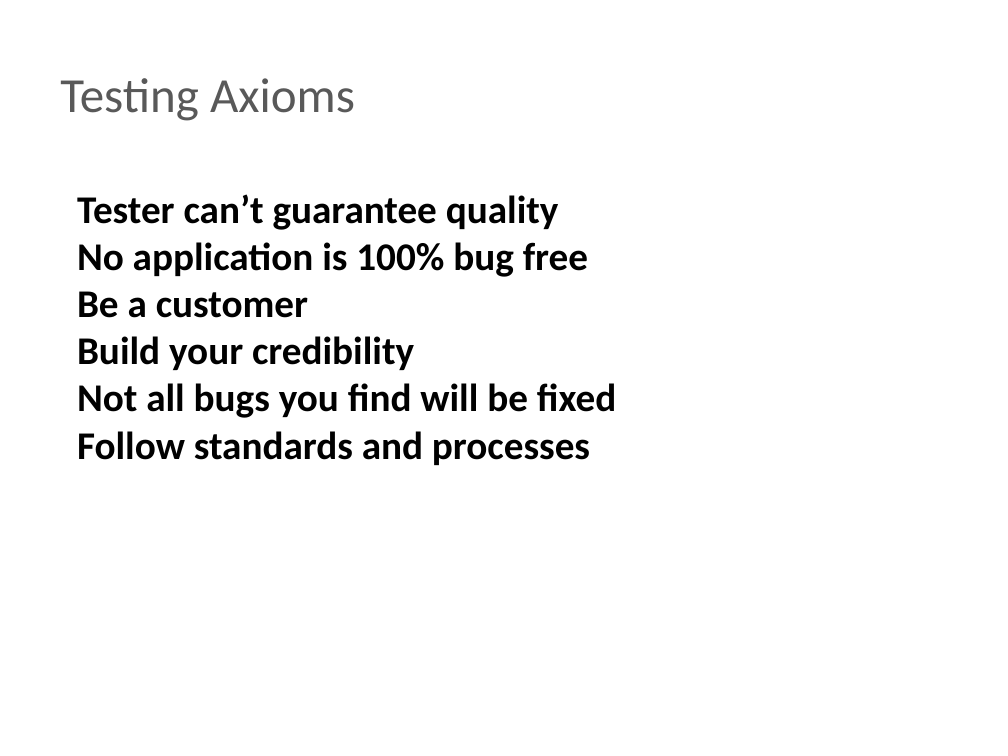
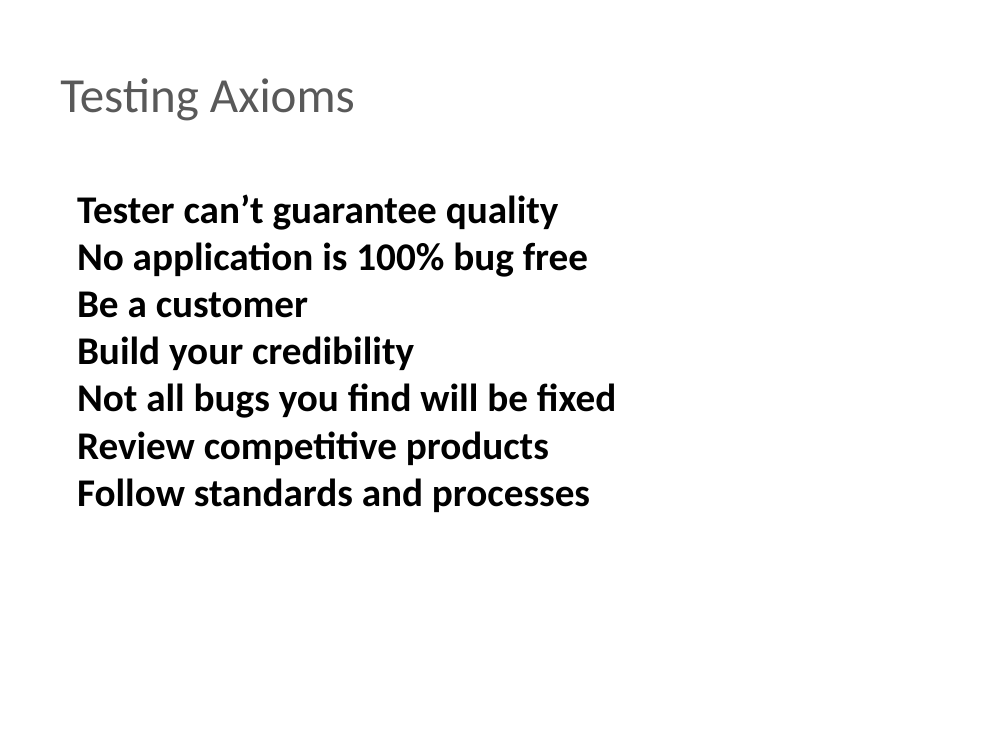
Before and after one commit to BigRacer/swtesting, a slide deck: slide 18 of 0.Introduction_part1/Introduction.pptx (slide 17 before the commit). Drawn at 1008x756 pixels with LibreOffice and Linux fonts; fonts in the diff are those of the drawing; background and template pictures are left out. Boxes give left, top, right and bottom in pixels: in the first picture for what was removed or moved away, otherwise in the second. Text is boxed around its words. In the diff, an @@ line names an element or a change of style, - is before the commit and + after.

```diff
--- a/0.Introduction_part1/Introduction.pptx
+++ b/0.Introduction_part1/Introduction.pptx
@@ text at (x1=77, y1=431, x2=549, y2=465): paragraph added @@
+Review competitive products
```
Also in this commit, not shown: 1 other slide changed, 2 slides added, 1 slide removed, 2 other files.
